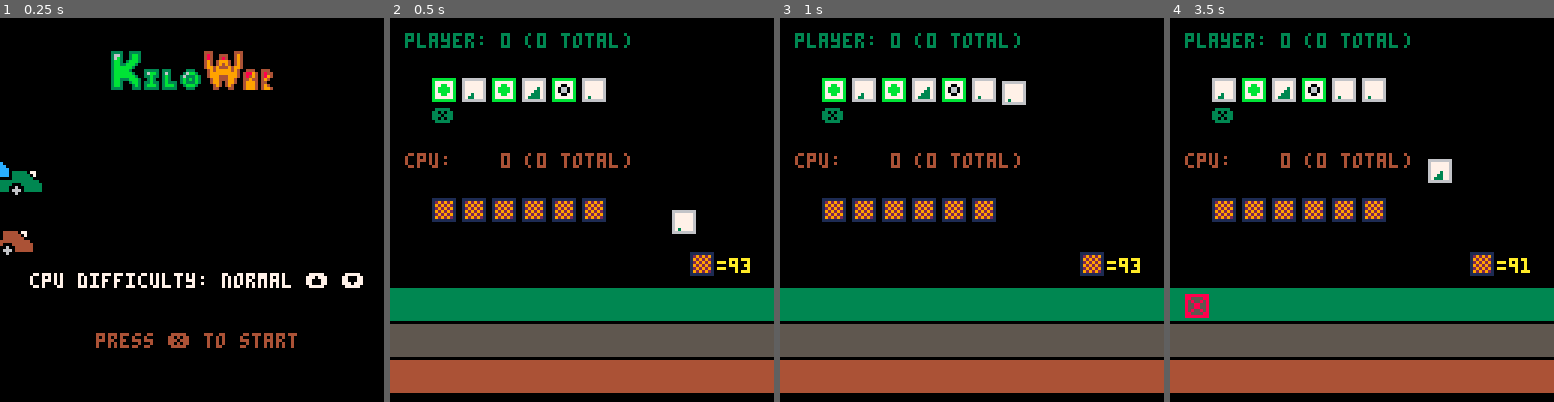
Above: before the commit, frames 1-4 (left to right).
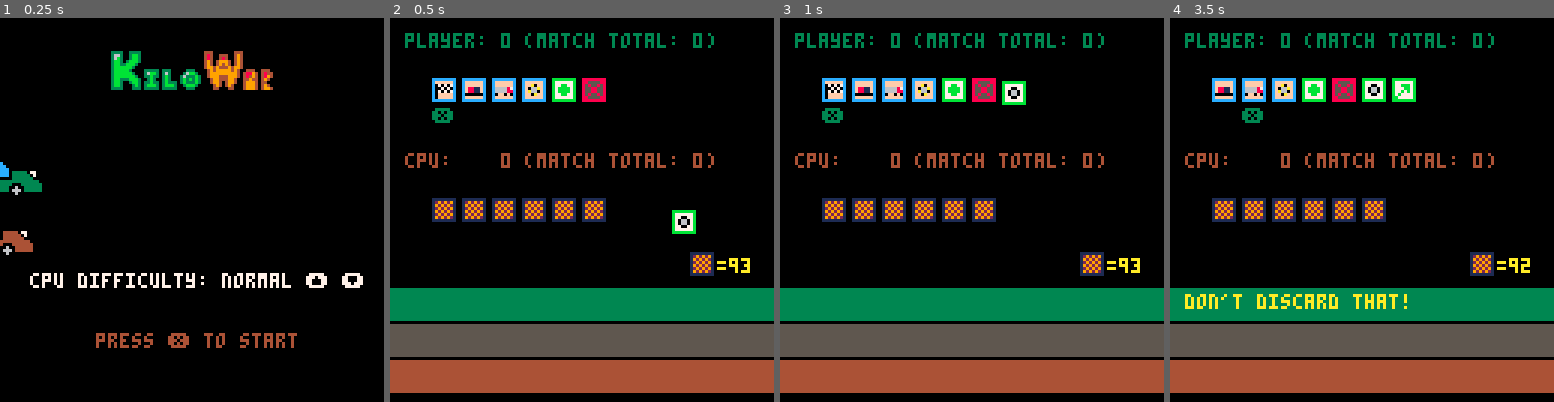
Above: after the commit, the same moments.

Repository: charles-christiansen/kilowar
Game: PICO-8 cartridge kilowar.p8
The game is run twice, just before and just after one commit, with the same random seed, the same clock (stepped at 60 frames per second) and the same inputs.
Inputs:
- Up to frame 1 (0.25 s): no input
- Up to frame 2 (0.5 s): tap X (X key) at 0.33 s
- Up to frame 3 (1 s): tap O (Z key) at 0.7 s
- Up to frame 4 (3.5 s): tap X (X key) at 1.07, 1.85, 2.97 s; hold Right 1.6-2.1 s; tap O (Z key) every 0.4 s from 1.7 to 3.3 s; hold Up 2.15-2.42 s; hold Right 2.47-3.03 s; hold Left from 3.08 s (still down)

Frame 1 is identical in both runs. In frame 2, 3.5% of the frame differs, in the area x 10-85%, y 3-57%; in frame 3, 3.5%; in frame 4, 5.4%, in the area x 3-94%, y 3-79%.

Commit message:
Moved coup fourre indicator from mid bar to right of hand + blink

Diff:
--- a/kilowar.p8
+++ b/kilowar.p8
@@ -75,7 +75,7 @@
 	winext = 0
 	wincol = 7
 
-	cheat = false
+	cheat = true
 	palt(14,true)
 	palt(0,false)
 
@@ -84,6 +84,9 @@
 	ccx = -200
 	pdx = 0.1
 	cdx = 0.1
+	cfblinktimer=1
+	cfblinktimercols={7,7,7,7,10,10,10,10,11,11,11,11}
+	cfon=true
 end
 
 function shuffledeck()
@@ -361,7 +364,6 @@
 				end
 			else
 				-- player can coup fourre
-				cpudebug = "⬆️ to coup fourre!"
 				if btnp(2) then
 					playcoupfourre(player,cpu)
 					playinprogress = false
@@ -865,8 +867,16 @@
 
 function draw_game()
 	cls()
-	print("player: "..player.score.." ("..player.total.." total)",5,5,player.col)
-	print("cpu:    "..cpu.score.." ("..cpu.total.." total)",5,45,cpu.col)
+	print("player: "..player.score.." (match total: "..player.total..")",5,5,player.col)
+	if cancf and currentplayer.name == "cpu" and cfon then
+		print("⬆️",110,player.cardy,cfblinktimercols[cfblinktimer])
+	end
+	cfblinktimer += 1
+	if cfblinktimer % 12 == 0 then
+		cfon = not cfon
+		cfblinktimer = 1
+	end
+	print("cpu:    "..cpu.score.." (match total: "..cpu.total..")",5,45,cpu.col)
 	rectfill(playerbox.x,playerbox.y,playerbox.xe,playerbox.ye,playerbox.col)
 	rectfill(playerptrbox.x,playerptrbox.y,playerptrbox.xe,playerptrbox.ye,playerptrbox.col)
 	rectfill(cpubox.x,cpubox.y,cpubox.xe,cpubox.ye,cpubox.col)
